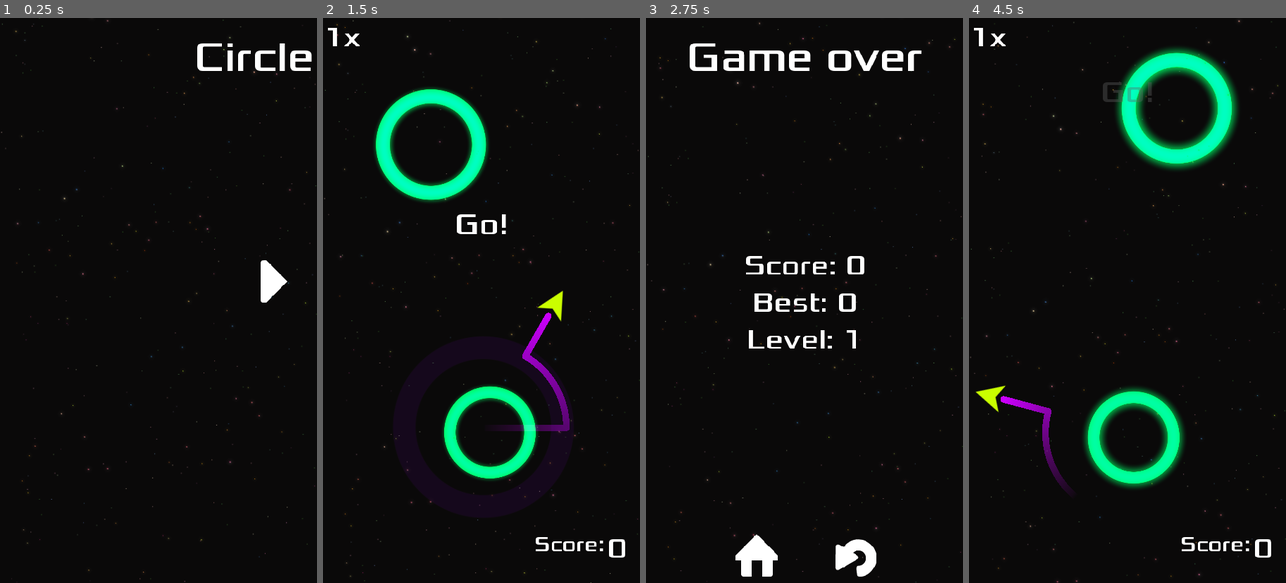
Above: before the commit, frames 1-4 (left to right).
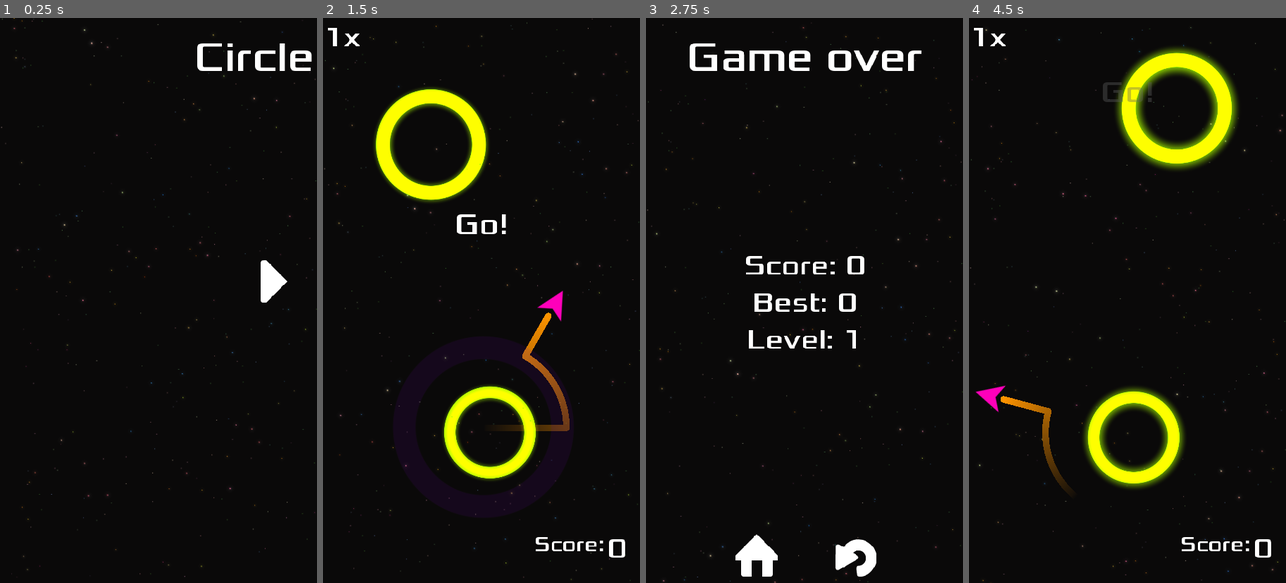
Above: after the commit, the same moments.

Repository: iustin-nita/Godot-Mobile-Game
Game: Godot game, scene res://Main.tscn
Same seed, same stepped clock (60 frames per second), same inputs: the game is played once before the commit and once after it.
Inputs (mouse positions are in pixels of both pictures, inside the frame that each line leads up to):
- Up to frame 1 (0.25 s): no input
- Up to frame 2 (1.5 s): click (430, 283) at 0.5 s; move the mouse to (551, 272) at 1.27 s; hold Right (ui_right) from 1.28 s (still down); click (551, 272) at 1.42 s
- Up to frame 3 (2.75 s): move the mouse to (741, 328) at 2.02 s; release Right (ui_right) at 2.03 s; hold Down (ui_down) from 2.03 s (still down)
- Up to frame 4 (4.5 s): release Down (ui_down) at 2.75 s; click (1178, 554) at 2.75 s; move the mouse to (1159, 176) at 3.52 s; hold Right (ui_right) 3.53-4.28 s; move the mouse to (1111, 413) at 4.27 s; hold Up (ui_up) from 4.28 s (still down); click (1111, 413) at 4.42 s

The runs differ from the first frame. In frame 1, 0.4% of the frame differs, in the area x 0-100%, y 0-100%; in frame 2, 6.4%; in frame 3, 0.4%; in frame 4, 8.3%.

Commit message:
add diversity

Diff:
--- a/Main.gd
+++ b/Main.gd
@@ -49,6 +49,7 @@
 func _on_Jumper_captured(object):
 	$Camera2D.position = object.position
 	object.capture(player)
+	print('captired', object)
 	call_deferred("spawn_circle")
 	self.score += 1 * bonus
 #	print('score', score)
--- a/Main.tscn
+++ b/Main.tscn
@@ -39,10 +39,10 @@
 volume_db = -2.019
 
 [node name="Background1" parent="." instance=ExtResource( 5 )]
-speed = 80
+speed = 50
 
 [node name="Background2" parent="." instance=ExtResource( 7 )]
-speed = 40
+speed = 200
 
 [node name="WorldEnvironment" type="WorldEnvironment" parent="."]
 environment = SubResource( 1 )
--- a/objects/Circle.gd
+++ b/objects/Circle.gd
@@ -21,17 +21,22 @@
 	set_mode(_mode)
 	position = _position
 
-	var move_chance = clamp(level-5, 0, 4) / 5.0
+	if(level > 1):
+		settings.changeTheme(settings.color_schemes["NEON3"])
+	if(level>2):
+		settings.changeTheme(settings.color_schemes["NEON1"])
+
+	var move_chance = clamp(level-3, 0, 4) / 3.0
 	print('move chance', move_chance)
 	print(move_chance)
 	if randf() < move_chance:
 		move_range = max(25, 100 * rand_range(0.75, 1.25) * move_chance) * pow(-1, randi() % 2)
-		move_speed = max(2.5 - ceil(level/5) * 0.25, 0.75)
+		move_speed = max(2.5 - ceil(level/5) * 0.25, 2)
 		print('move range', move_range)
 		print('move speed', move_speed)
-	var small_chance = min(0.6, max(0, (level-5) / 10.0))
+	var small_chance = min(0.6, max(0, (level-4) / 8.0))
 	if randf() < small_chance:
-		radius = max(50, radius - level * rand_range(0.75, 1.25))
+		radius = max(50, radius - level * rand_range(0.55, 1.25))
 		print('radius', radius)
 
 	$Sprite.material = $Sprite.material.duplicate()
--- a/settings.gd
+++ b/settings.gd
@@ -6,7 +6,7 @@
 var enable_sound = true
 var enable_music = true
 
-var circles_per_level = 5
+var circles_per_level = 4
 
 var color_schemes = {
 	"NEON1": {
@@ -35,7 +35,10 @@
 	}
 }
 
-var theme = color_schemes["NEON1"]
+var theme = color_schemes["NEON3"]
+
+func changeTheme(_theme):
+	theme = _theme
 
 static func rand_weighted(weights):
 	var sum = 0
